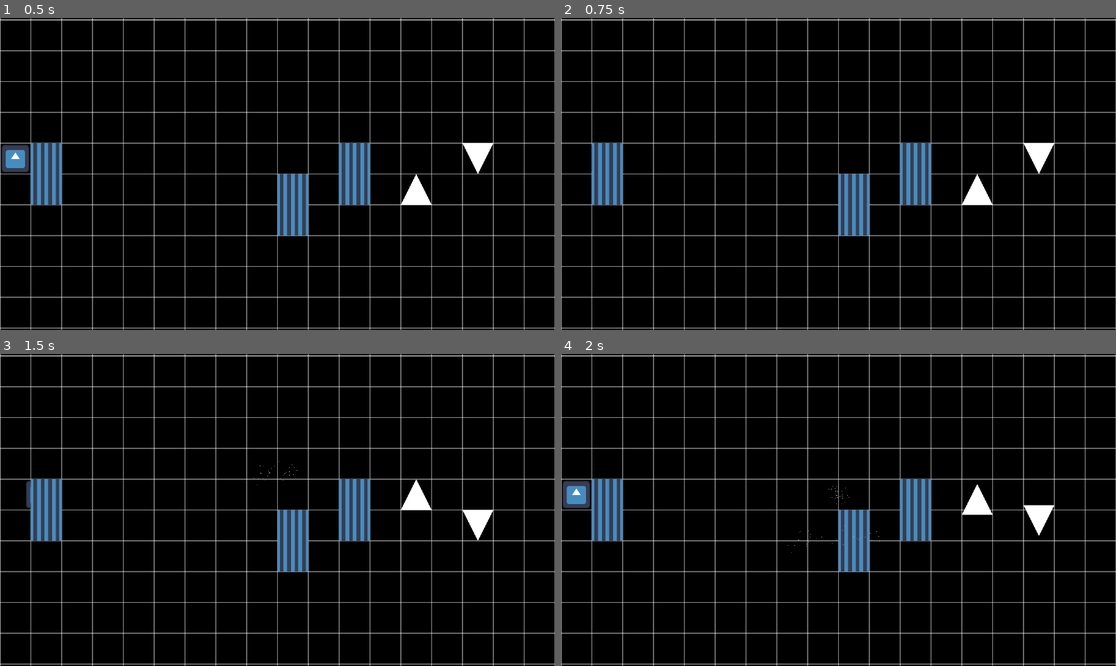
Above: before the commit, frames 1-4 (two rows, left to right).
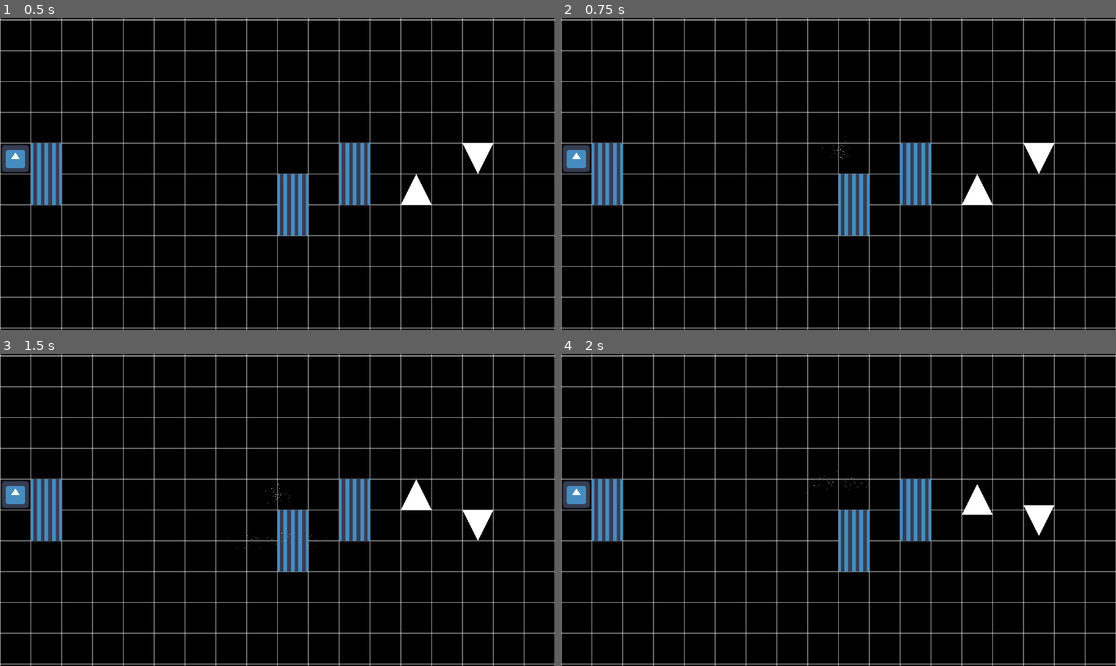
Above: after the commit, the same moments.

Repository: pradoh97/square-jam
Game: Godot game, scene res://levels/test_level.tscn
The game is run twice, just before and just after one commit, with the same random seed, the same clock (stepped at 60 frames per second) and the same inputs. The engine's default icon, where the game draws it, is replaced by a stand-in: a white triangle on a blue panel in a dark square.
Inputs:
- Up to frame 1 (0.5 s): no input
- Up to frame 2 (0.75 s): tap Enter at 0.5 s; hold D (move) from 0.53 s (still down)
- Up to frame 3 (1.5 s): release D (move) at 1.28 s; tap D (move) at 1.35 s
- Up to frame 4 (2 s): no input

Frame 1 is identical in both runs. In frame 2, 0.5% of the frame differs, in the area x 0-53%, y 39-50%; in frame 3, 0.5%, in the area x 0-59%, y 34-63%; in frame 4, less than 0.1%.

Commit message:
Alt movement

Diff:
--- a/player/player.gd
+++ b/player/player.gd
@@ -13,17 +13,11 @@
 		if movement_tween and movement_tween.is_running():
 			movement_tween.pause()
 			movement_tween.custom_step(1.1)
-		$CollisionShape2D.set_deferred("position", Vector2(movement_step/scale.x, 0))
 		movement_tween = create_tween()
 		movement_tween.set_ease(Tween.EASE_OUT)
 		movement_tween.set_trans(Tween.TRANS_QUINT)
-		movement_tween.tween_property($Sprite2D, "position:x", movement_step/scale.x, 0.5)
+		movement_tween.tween_property(self, "global_position:x", global_position.x + movement_step, 0.5)
 		movement_tween.play()
-		movement_tween.finished.connect(func():
-			$CollisionShape2D.set_deferred("position", Vector2(0,0))
-			$Sprite2D.set_deferred("position", Vector2(0,0))
-			self.global_position.x += movement_step
-		)
 
 func respawn():
 	var particles = $CPUParticles2D.duplicate()
